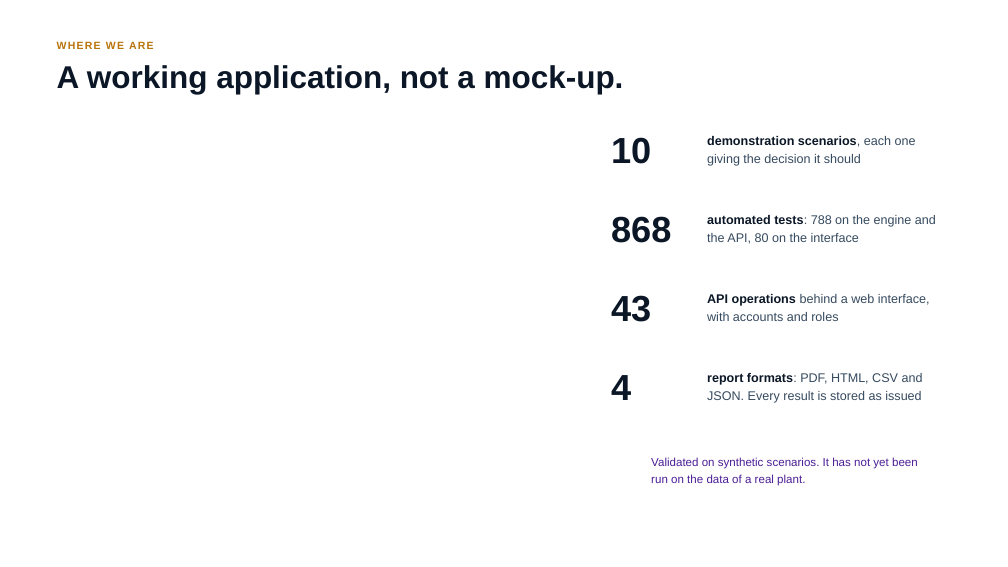
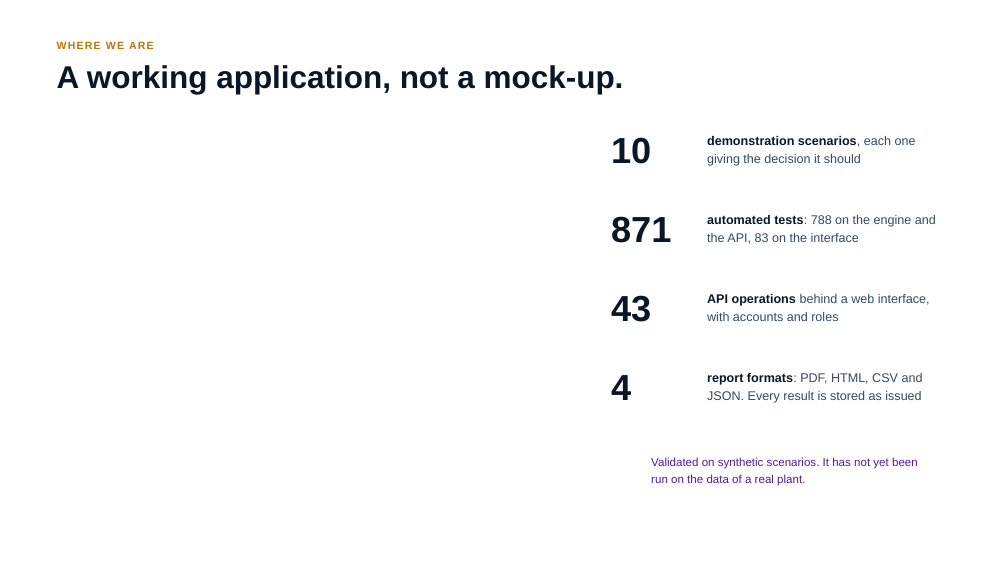
Before and after one commit to JAYCO-918/solarwise-2, a slide deck: slide 9 of presentation/SolarWise-DZ-pitch.pptx. Drawn at 1008x567 pixels with LibreOffice and Linux fonts; fonts in the diff are those of the drawing; background and template pictures are left out. Boxes give left, top, right and bottom in pixels: in the first picture for what was removed or moved away, otherwise in the second. Text is boxed around its words. In the diff, an @@ line names an element or a change of style, - is before the commit and + after.

```diff
--- a/presentation/SolarWise-DZ-pitch.pptx
+++ b/presentation/SolarWise-DZ-pitch.pptx
@@ text at <box>611,216,671,243</box>: text changed @@
-868
+871
@@ text at <box>707,215,936,244</box>: text changed @@
-automated tests: 788 on the engine and the API, 80 on the interface
+automated tests: 788 on the engine and the API, 83 on the interface
```
Also in this commit, not shown: 1 other slide changed, 13 other files.
